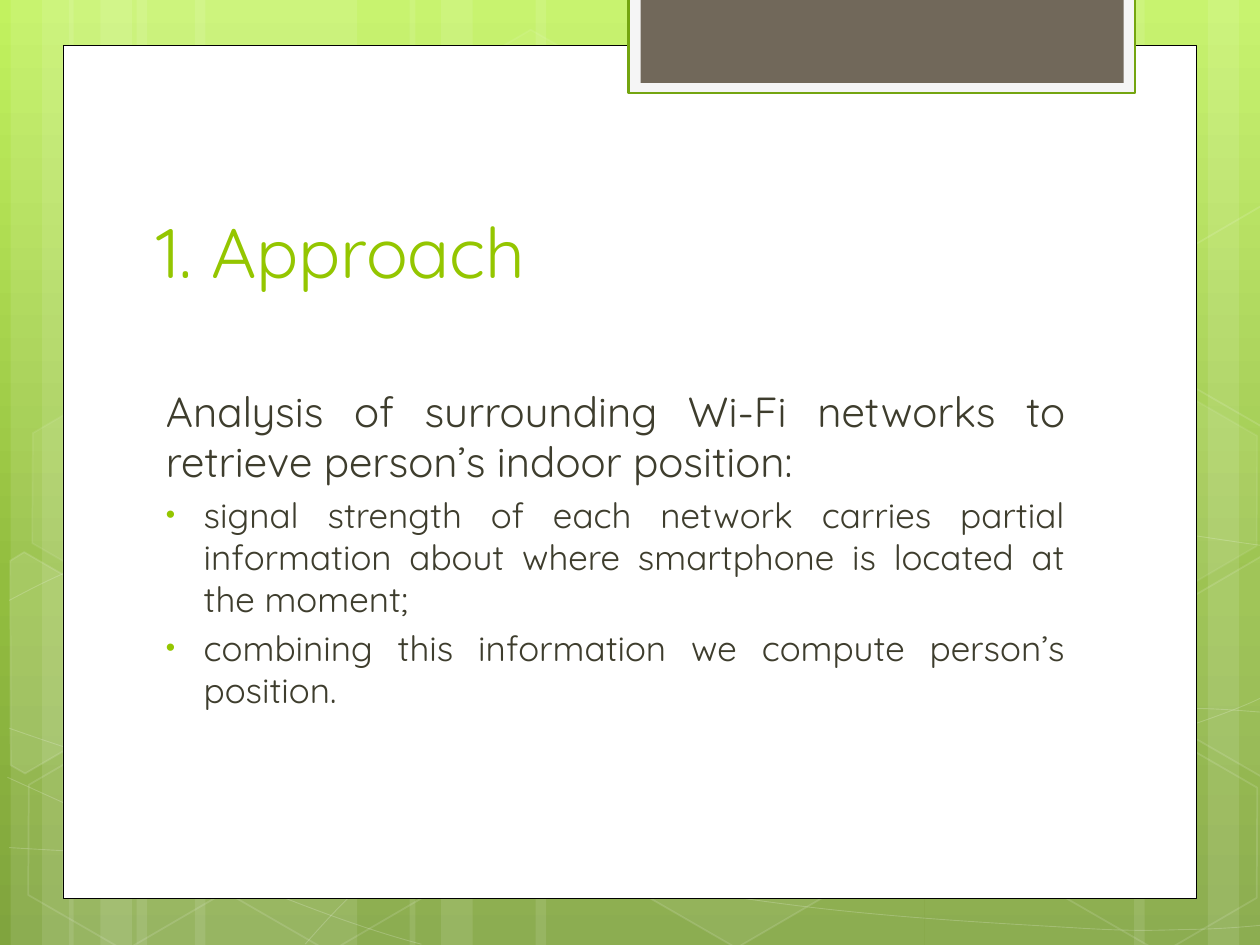
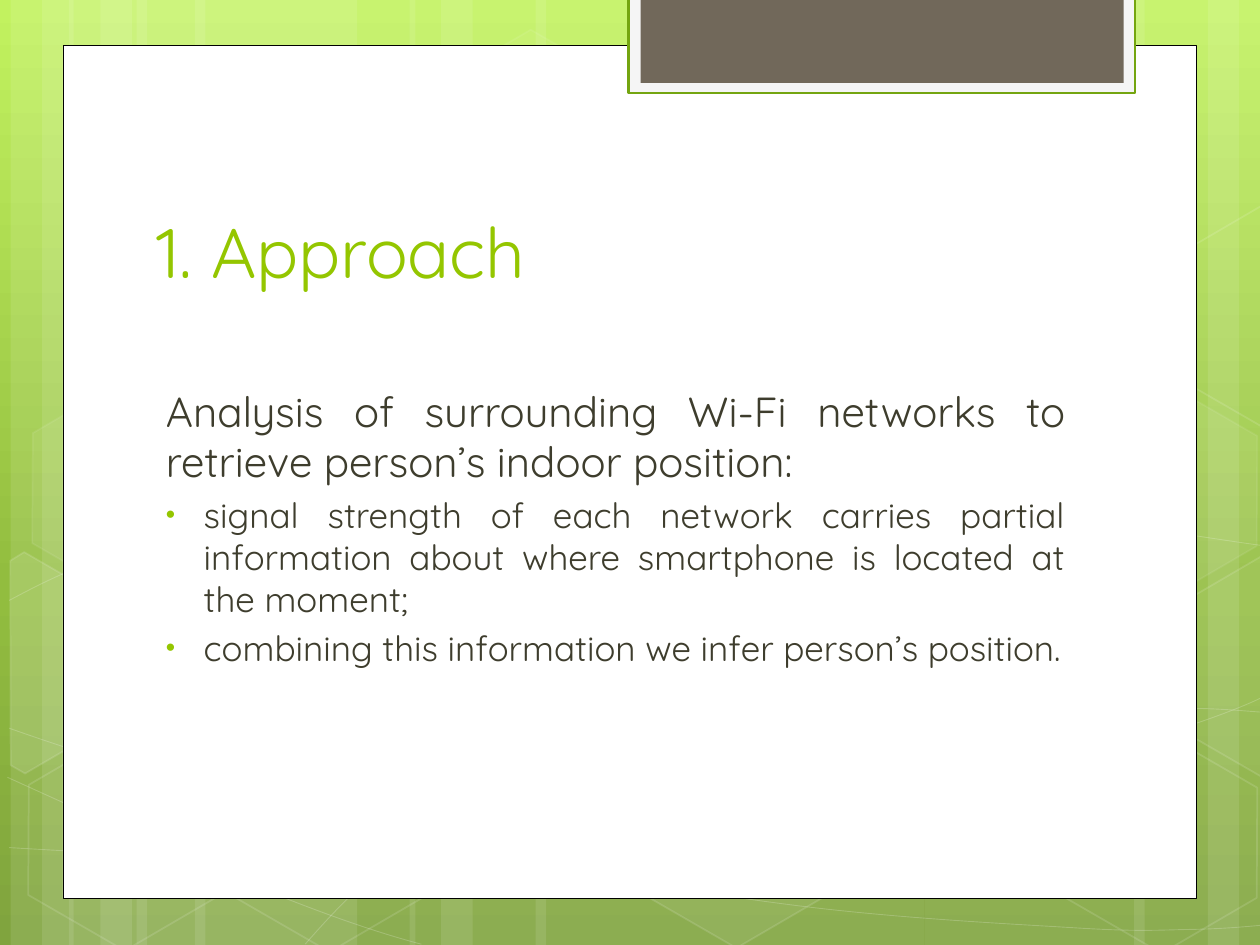
Before and after one commit to Visorgood/MenthalLab, a slide deck: slide 4 of Docs/Data Extraction for the Quantified Self v2.pptx. Drawn at 1260x945 pixels with LibreOffice and Linux fonts; fonts in the diff are those of the drawing. Boxes give left, top, right and bottom in pixels: in the first picture for what was removed or moved away, otherwise in the second. Text is boxed around its words. In the diff, an @@ line names an element or a change of style, - is before the commit and + after.

Commit message:
Presentation update

```diff
--- a/Docs/Data Extraction for the Quantified Self v2.pptx
+++ b/Docs/Data Extraction for the Quantified Self v2.pptx
@@ text at (x1=204, y1=635, x2=1061, y2=668): text changed @@
-• combining this information we compute person’s position.
+• combining this information we infer person’s position.
```
Also in this commit, not shown: 2 other slides changed.
